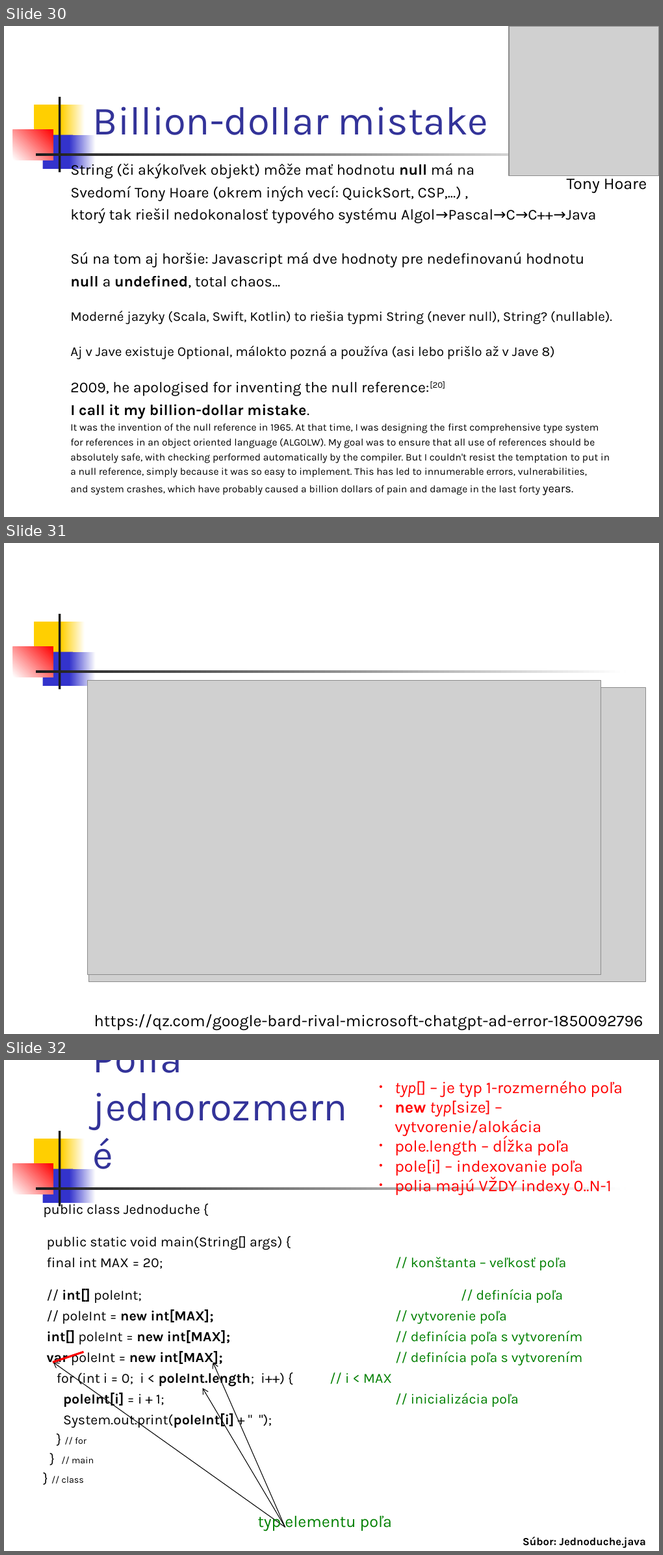
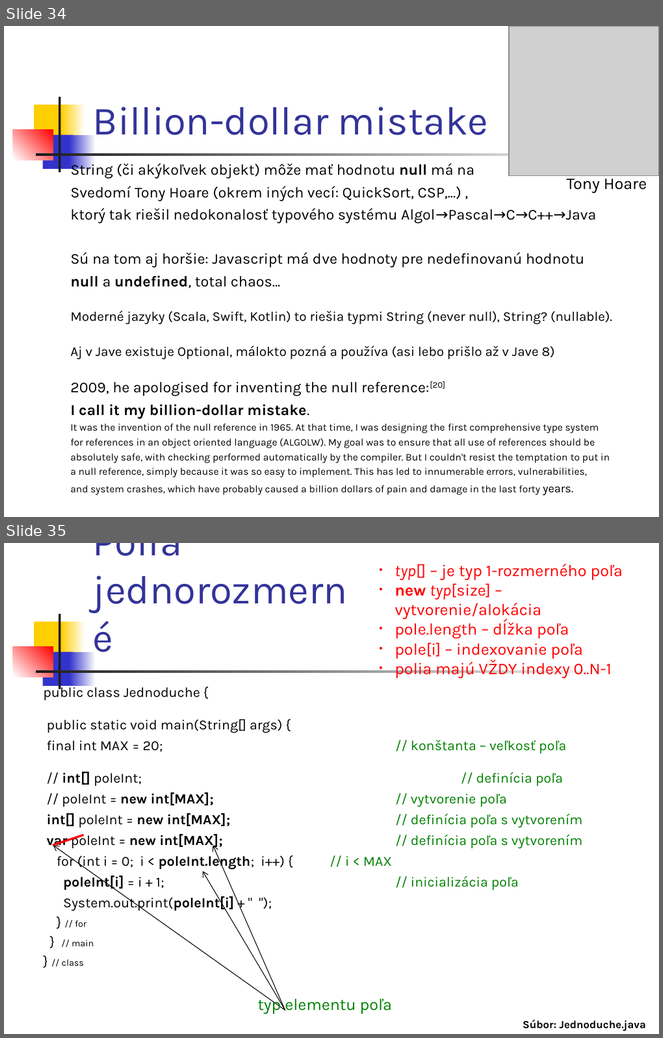
Before and after one commit to Programovanie4/Prednasky, a slide deck: 02/02_java.ppt. Shown one above the other, each under a label of ours: slides 30, 31 and 32 before the commit, slides 34 and 35 after it. The pictures are 663x1555 and 663x1038 pixels, drawn with LibreOffice and Linux fonts; fonts in the diff are those of the drawing; grey boxes stand for pictures. Boxes give left, top, right and bottom in pixels: in the first picture for what was removed or moved away, otherwise in the second. Text is boxed around its words. In the diff, an @@ line names an element or a change of style, - is before the commit and + after.

```diff
--- a/02/02_java.ppt
+++ b/02/02_java.ppt
@@ slide 31 removed at (x1=4, y1=543, x2=659, y2=1034), background #FFFFFF; not listed: 7 template elements that a slide beside it also shows @@
@@ picture removed at (x1=87, y1=681, x2=601, y2=975) @@
@@ picture removed at (x1=88, y1=688, x2=646, y2=982) @@
@@ text removed at (x1=94, y1=1014, x2=644, y2=1031) @@
-https://qz.com/google-bard-rival-microsoft-chatgpt-ad-error-1850092796
@@ what was slide 30 is now slide 34 @@
@@ what was slide 32 is now slide 35 @@
```
Also in this commit, not shown: 6 slides changed, 4 slides added, 1 other file.
